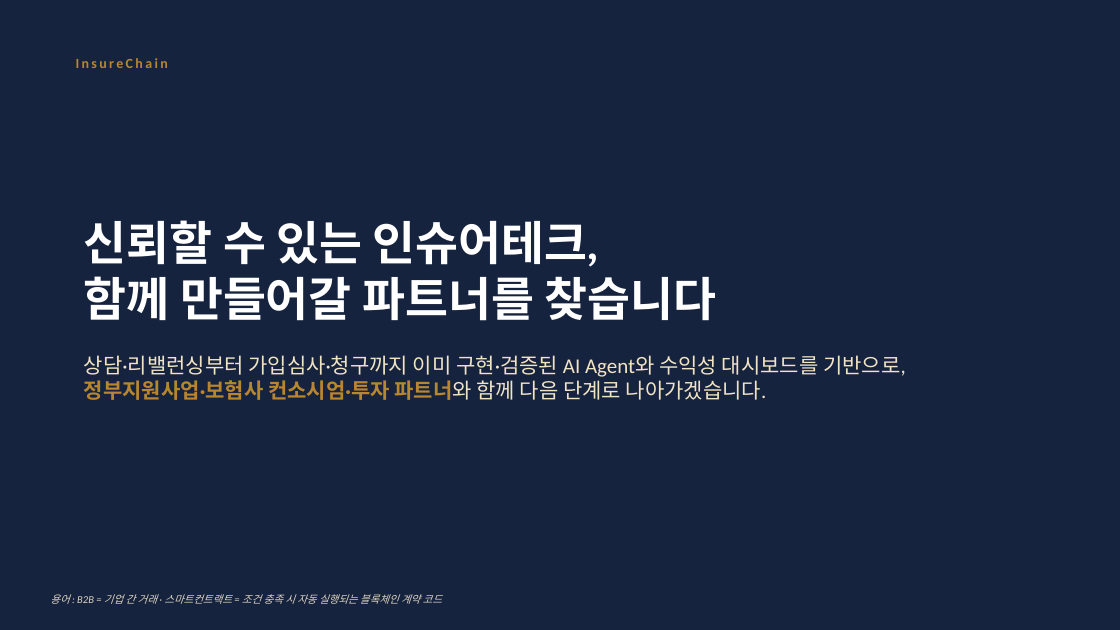
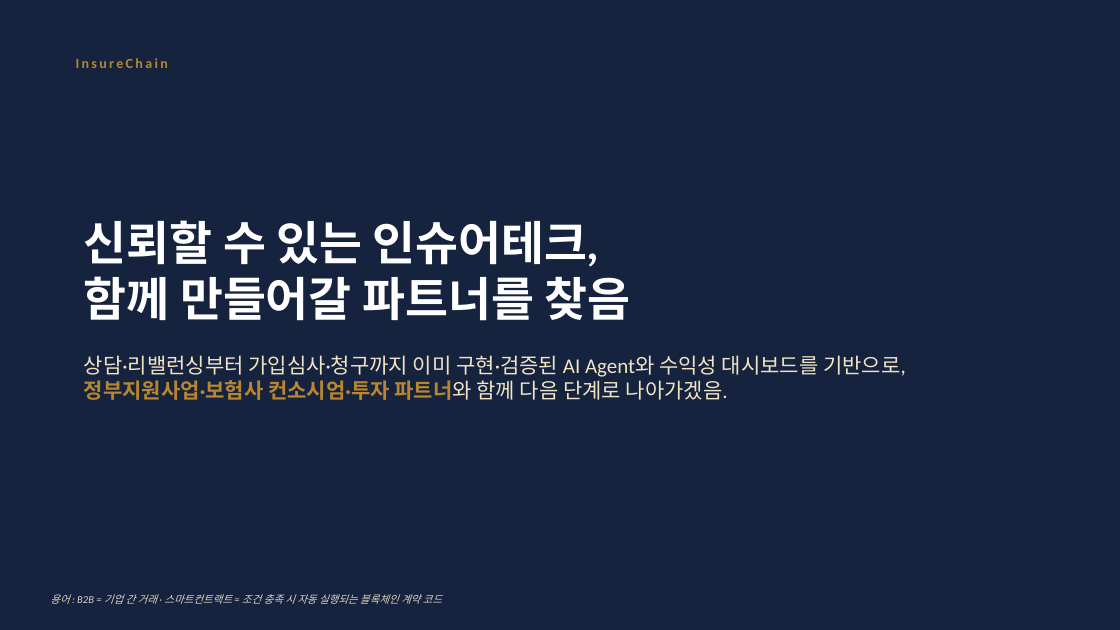
Before and after one commit to leeyonsei78/capstone_project_alpha, a slide deck: slide 29 of 인슈어체인_투자피칭_발표자료.pptx. Drawn at 1120x630 pixels with LibreOffice and Linux fonts; fonts in the diff are those of the drawing. Boxes give left, top, right and bottom in pixels: in the first picture for what was removed or moved away, otherwise in the second. Text is boxed around its words. In the diff, an @@ line names an element or a change of style, - is before the commit and + after.

```diff
--- a/인슈어체인_투자피칭_발표자료.pptx
+++ b/인슈어체인_투자피칭_발표자료.pptx
@@ title at bbox=[84, 276, 631, 321]: text changed @@
-함께 만들어갈 파트너를 찾습니다
+함께 만들어갈 파트너를 찾음
@@ text at bbox=[84, 355, 905, 400]: text changed @@
-상담·리밸런싱부터 가입심사·청구까지 이미 구현·검증된 AI Agent와 수익성 대시보드를 기반으로, 정부지원사업·보험사 컨소시엄·투자 파트너와 함께 다음 단계로 나아가겠습니다.
+상담·리밸런싱부터 가입심사·청구까지 이미 구현·검증된 AI Agent와 수익성 대시보드를 기반으로, 정부지원사업·보험사 컨소시엄·투자 파트너와 함께 다음 단계로 나아가겠음.
```
Also in this commit, not shown: 19 other slides changed, 1 other file.
